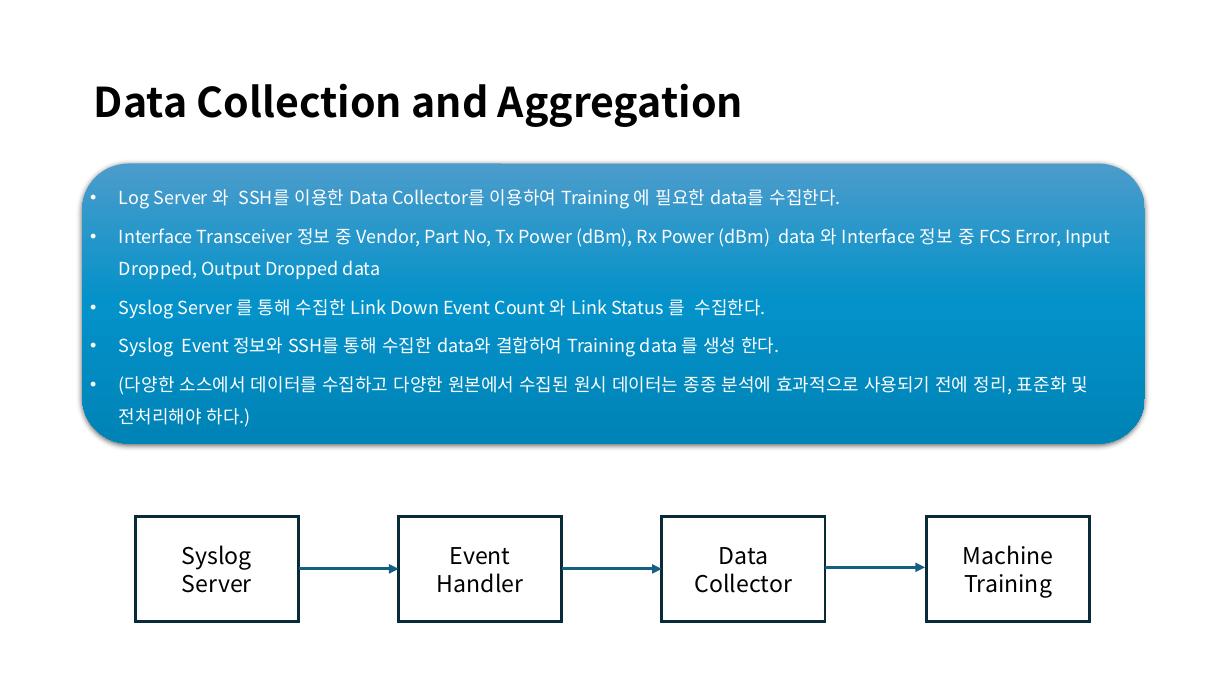
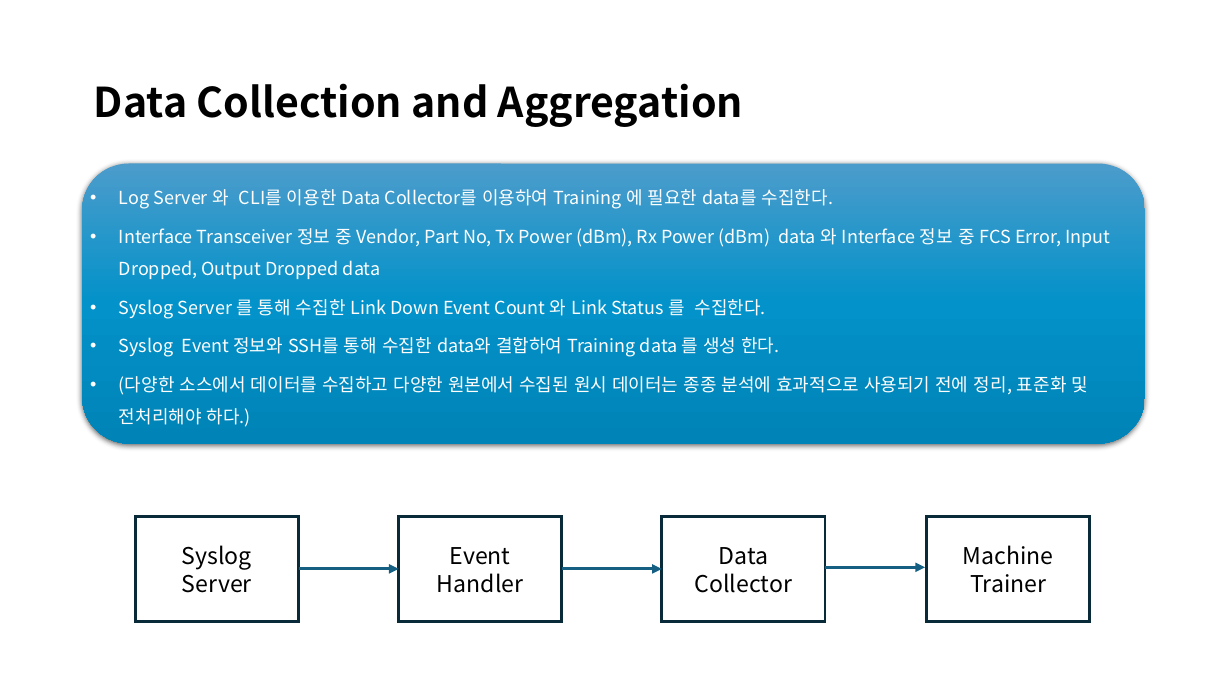
Before and after one commit to jaehun-jang/AI-ML, a slide deck: slide 5 of AIOPS/AIOPS For Transceiver Monitoring.pptx. Drawn at 1232x693 pixels with LibreOffice and Linux fonts; fonts in the diff are those of the drawing. Boxes give left, top, right and bottom in pixels: in the first picture for what was removed or moved away, otherwise in the second. Text is boxed around its words. In the diff, an @@ line names an element or a change of style, - is before the commit and + after.

```diff
--- a/AIOPS/AIOPS For Transceiver Monitoring.pptx
+++ b/AIOPS/AIOPS For Transceiver Monitoring.pptx
@@ text at [119, 189, 833, 209]: text changed @@
-• Log Server 와 SSH를 이용한 Data Collector를 이용하여 Training 에 필요한 data를 수집한다.
+• Log Server 와 CLI를 이용한 Data Collector를 이용하여 Training 에 필요한 data를 수집한다.
@@ text in rectangle at [963, 545, 1054, 593]: text changed @@
-Machine
-Training
+Machine
+Trainer
```
Also in this commit, not shown: 7 other slides changed, 4 other files.
